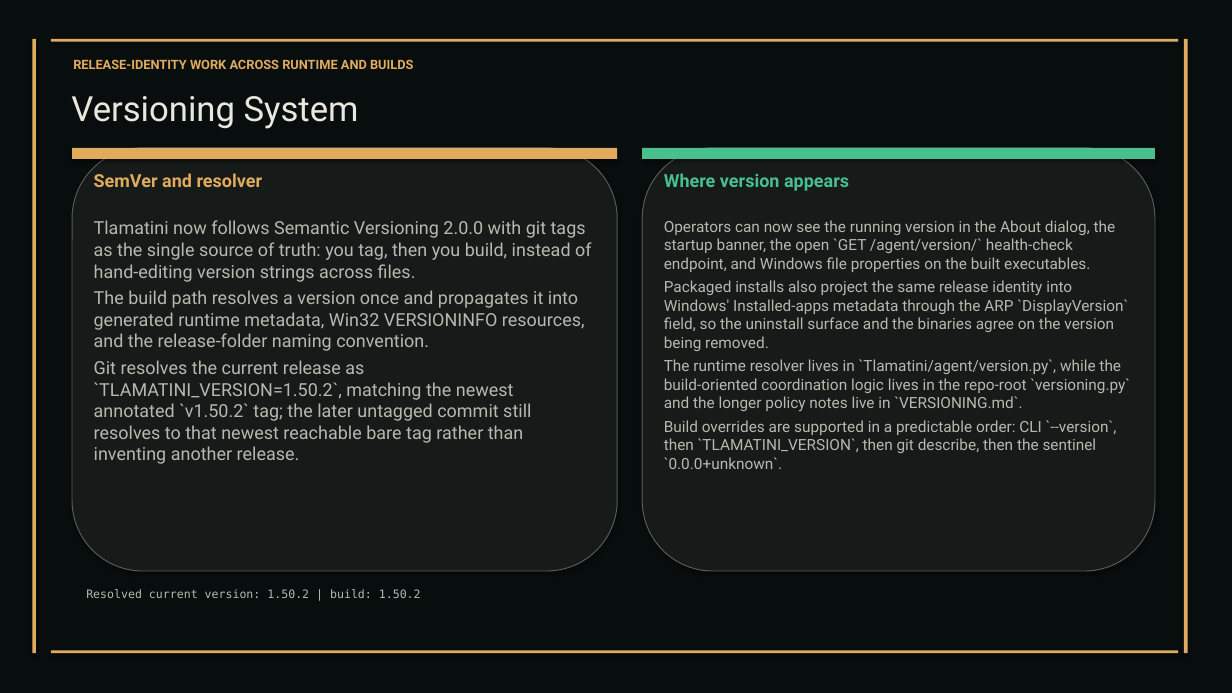
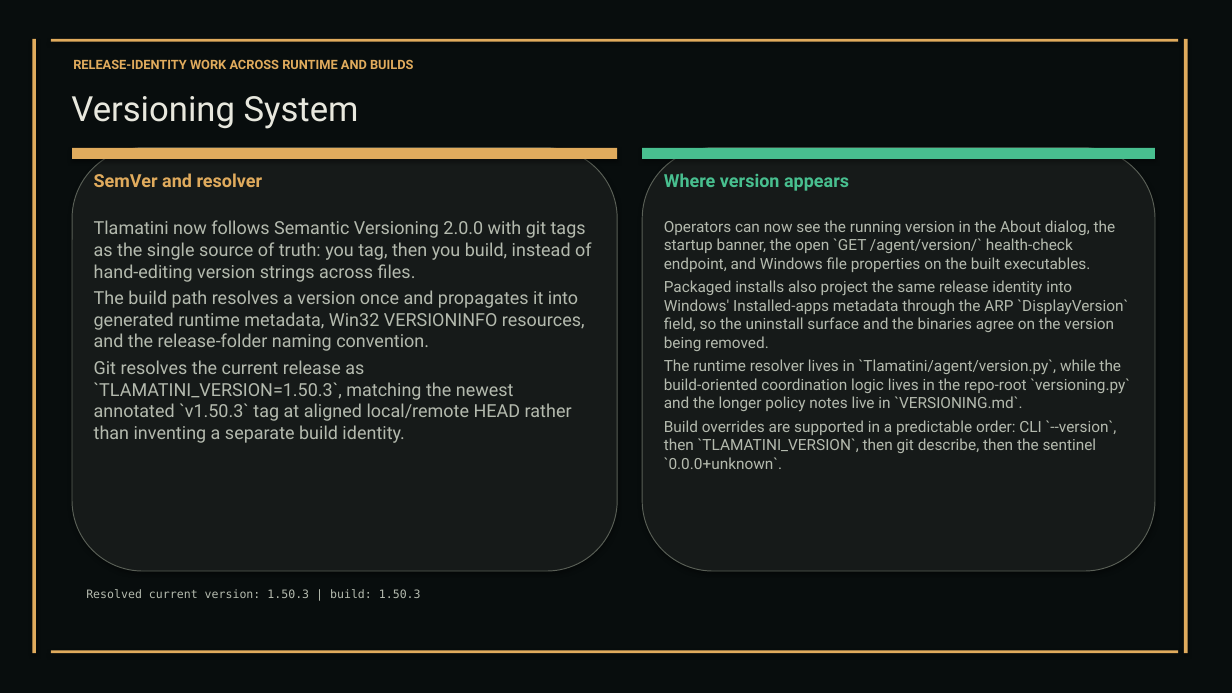
Before and after one commit to XAIHT/Tlamatini, a slide deck: slide 105 of Tlamatini_eXtended_Artificial_Intelligence_Humanly_Tempered.pptx. Drawn at 1232x693 pixels with LibreOffice and Linux fonts; fonts in the diff are those of the drawing. Boxes give left, top, right and bottom in pixels: in the first picture for what was removed or moved away, otherwise in the second. Text is boxed around its words. In the diff, an @@ line names an element or a change of style, - is before the commit and + after.

Commit message:
Trying to fix the starting runtime error at installed Tlamatini, by angelahack1

```diff
--- a/Tlamatini_eXtended_Artificial_Intelligence_Humanly_Tempered.pptx
+++ b/Tlamatini_eXtended_Artificial_Intelligence_Humanly_Tempered.pptx
@@ text at (x1=94, y1=360, x2=572, y2=443): text changed @@
-Git resolves the current release as `TLAMATINI_VERSION=1.50.2`, matching the newest annotated `v1.50.2` tag; the later untagged commit still resolves to that newest reachable bare tag rather than inventing another release.
+Git resolves the current release as `TLAMATINI_VERSION=1.50.3`, matching the newest annotated `v1.50.3` tag at aligned local/remote HEAD rather than inventing a separate build identity.
@@ text at (x1=86, y1=589, x2=421, y2=598): text changed @@
-Resolved current version: 1.50.2 | build: 1.50.2
+Resolved current version: 1.50.3 | build: 1.50.3
```
Also in this commit, not shown: 19 other slides changed, 1 slide removed, 10 other files.
